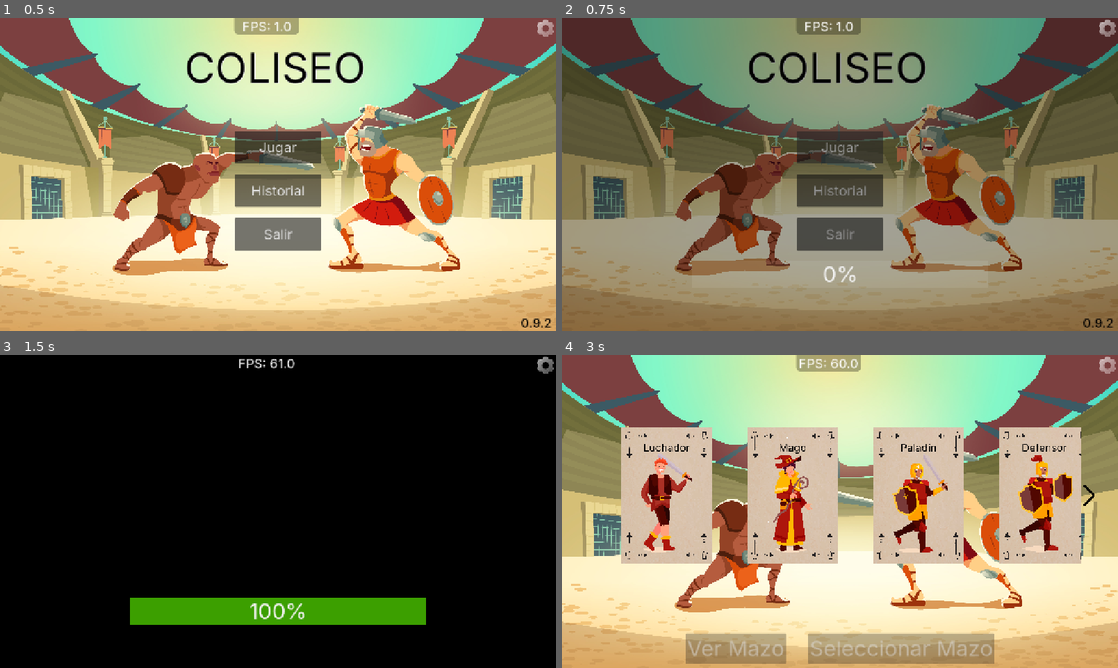
Above: before the commit, frames 1-4 (two rows, left to right).
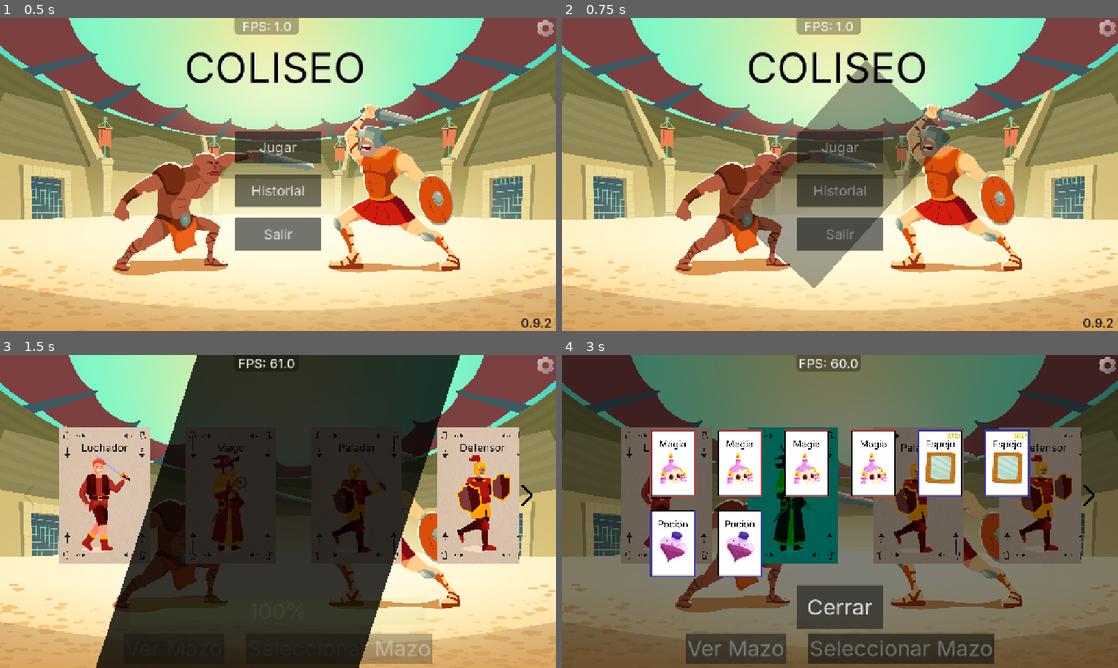
Above: after the commit, the same moments.

Repository: ChrisNGDC/cards_combat_game
Game: Godot game, scene res://scenes/main_menu.tscn
The game is run twice, just before and just after one commit, with the same random seed, the same clock (stepped at 60 frames per second) and the same inputs.
Inputs (mouse positions are in pixels of both pictures, inside the frame that each line leads up to):
- Up to frame 1 (0.5 s): no input
- Up to frame 2 (0.75 s): click "Jugar" at 0.5 s
- Up to frame 3 (1.5 s): drag from (105, 495) to (355, 495) at 1.27 s
- Up to frame 4 (3 s): drag from (789, 495) to (1045, 495) at 2.02 s; click (734, 649) at 2.75 s, where only the run after the commit has a clickable "Ver Mazo"

Frame 1 is identical in both runs. In frame 2, 86% of the frame differs, in the area x 0-100%, y 0-100%; in frame 3, 98%; in frame 4, 100%.

Commit message:
build; Added discard pile and change loading screen.

Diff:
--- a/autoload/scene_loader.gd
+++ b/autoload/scene_loader.gd
@@ -40,6 +40,6 @@
 			set_process(false)
 		ResourceLoader.THREAD_LOAD_LOADED:
 			loaded_resorce = ResourceLoader.load_threaded_get(scene_path)
+			set_process(false)
+			load_finished.emit()
 			get_tree().change_scene_to_packed(loaded_resorce)
-			load_finished.emit()
-			set_process(false)
--- a/scenes/combat.tscn
+++ b/scenes/combat.tscn
@@ -183,10 +183,10 @@
 autowrap_mode = 3
 
 [node name="SeeDeckButton" type="Button" parent="CardManager" unique_id=1615275995]
-offset_left = 40.0
-offset_top = 545.0
-offset_right = 90.0
-offset_bottom = 595.0
+offset_left = 250.0
+offset_top = 650.0
+offset_right = 300.0
+offset_bottom = 700.0
 theme = ExtResource("4_d7qh8")
 theme_override_colors/icon_normal_color = Color(0, 0, 0, 1)
 theme_override_colors/icon_pressed_color = Color(0, 0, 0, 1)
--- a/scenes/loading_screen.tscn
+++ b/scenes/loading_screen.tscn
@@ -20,6 +20,30 @@
 "update": 0,
 "values": [Color(1, 1, 1, 1)]
 }
+tracks/1/type = "value"
+tracks/1/imported = false
+tracks/1/enabled = true
+tracks/1/path = NodePath("Panel:scale")
+tracks/1/interp = 1
+tracks/1/loop_wrap = true
+tracks/1/keys = {
+"times": PackedFloat32Array(0),
+"transitions": PackedFloat32Array(1),
+"update": 0,
+"values": [Vector2(1, 1)]
+}
+tracks/2/type = "value"
+tracks/2/imported = false
+tracks/2/enabled = true
+tracks/2/path = NodePath("Panel:rotation")
+tracks/2/interp = 1
+tracks/2/loop_wrap = true
+tracks/2/keys = {
+"times": PackedFloat32Array(0),
+"transitions": PackedFloat32Array(1),
+"update": 0,
+"values": [0.0]
+}
 
 [sub_resource type="Animation" id="Animation_ly3u2"]
 resource_name = "transition"
@@ -35,6 +59,30 @@
 "transitions": PackedFloat32Array(1, 1),
 "update": 0,
 "values": [Color(1, 1, 1, 0), Color(0, 0, 0, 1)]
+}
+tracks/1/type = "value"
+tracks/1/imported = false
+tracks/1/enabled = true
+tracks/1/path = NodePath("Panel:scale")
+tracks/1/interp = 1
+tracks/1/loop_wrap = true
+tracks/1/keys = {
+"times": PackedFloat32Array(0, 0.5),
+"transitions": PackedFloat32Array(1, 1),
+"update": 0,
+"values": [Vector2(0, 0), Vector2(1, 1)]
+}
+tracks/2/type = "value"
+tracks/2/imported = false
+tracks/2/enabled = true
+tracks/2/path = NodePath("Panel:rotation")
+tracks/2/interp = 1
+tracks/2/loop_wrap = true
+tracks/2/keys = {
+"times": PackedFloat32Array(0, 0.5),
+"transitions": PackedFloat32Array(1, 1),
+"update": 0,
+"values": [-6.283185307179586, 0.0]
 }
 
 [sub_resource type="AnimationLibrary" id="AnimationLibrary_ee6ww"]
@@ -61,6 +109,7 @@
 anchor_bottom = 1.0
 grow_horizontal = 2
 grow_vertical = 2
+pivot_offset_ratio = Vector2(0.5, 0.5)
 theme_override_styles/panel = SubResource("StyleBoxFlat_7xxo2")
 
 [node name="AnimationPlayer" type="AnimationPlayer" parent="." unique_id=438755997]
@@ -81,6 +130,7 @@
 theme_override_constants/margin_bottom = 100
 
 [node name="ProgressBar" type="ProgressBar" parent="MarginContainer" unique_id=893358624]
+modulate = Color(1, 1, 1, 0)
 layout_mode = 2
 size_flags_vertical = 4
 theme_override_font_sizes/font_size = 50
--- a/scripts/Combat/combat.gd
+++ b/scripts/Combat/combat.gd
@@ -26,6 +26,8 @@
 var player: GamePlayer = GlobalData.player
 var cpu: GameCPU = GlobalData.cpu
 var viewing_deck: bool
+var player_discard_pos: Vector2
+var cpu_discard_pos: Vector2
 
 @onready var player_status: HFlowContainer = $PlayerStatus/StatusContainer
 @onready var cpu_status: HFlowContainer = $CPUStatus/StatusContainer
@@ -52,8 +54,10 @@
 	card.queue_free()
 	fighting = false
 	if player.deck != null:
-		player_mazo_pos = Vector2(150, screen_size.y - 150)
-		cpu_mazo_pos = Vector2(screen_size.x - 150, 150)
+		player_mazo_pos = Vector2(270, screen_size.y - 150)
+		player_discard_pos = Vector2(150, screen_size.y - 150)
+		cpu_mazo_pos = Vector2(screen_size.x - 270, 150)
+		cpu_discard_pos = Vector2(screen_size.x - 150, 150)
 		player.deck.cartas.shuffle()
 		cpu.deck.cartas.shuffle()
 		crear_mazo(player.visual_deck, player_mazo_pos, true)
@@ -117,13 +121,13 @@
 		var offset_mazo: Vector2
 		if es_jugador:
 			if i >= cards_amount - 4:
-				nueva_carta.anchor_pos = Vector2(screen_size.x * 0.30875 + (anchor_rel * 163.2), screen_size.y - 150)
+				nueva_carta.anchor_pos = Vector2(screen_size.x * 0.35 + (anchor_rel * 130), screen_size.y - 150)
 				anchor_rel -= 1
 			offset_mazo = Vector2(i * 2.5, 0)
 		else:
 			nueva_carta.quitar_borde()
 			if i >= cards_amount - 4:
-				nueva_carta.anchor_pos = Vector2(screen_size.x * 0.69125 - (anchor_rel * 160.4), 150)
+				nueva_carta.anchor_pos = Vector2(screen_size.x * 0.65 - (anchor_rel * 130), 150)
 				anchor_rel -= 1
 			offset_mazo = Vector2(-i * 2.5, 0)
 		nueva_carta.position = mazo_pos + offset_mazo
@@ -157,6 +161,8 @@
 	tween.tween_property(carta, "rotation", 0, 1.0)
 	if flip:
 		flip_card(carta)
+	else:
+		carta.quitar_borde()
 	tween.chain().tween_callback(func() -> void: carta.z_index = 2)
 
 
@@ -364,7 +370,7 @@
 	var cpu_card_pos: Vector2 = cpu_choice.anchor_pos
 	cpu_choice.show_tooltip_info(false)
 	cpu.visual_hand.erase(cpu_choice)
-	cpu_choice.queue_free()
+	animar_vuelo_repartida(cpu_choice, cpu_discard_pos, false)
 	if cpu.visual_hand.size() < hand_size and cpu.visual_deck.size() > 0:
 		repartir_carta(cpu.visual_deck, cpu.visual_hand, cpu_card_pos, false)
 
@@ -372,7 +378,8 @@
 	var player_card_pos: Vector2 = card_in_slot.anchor_pos
 	player_choice.show_tooltip_info(false)
 	player.visual_hand.erase(player_choice)
-	player_choice.queue_free()
+	animar_vuelo_repartida(player_choice, player_discard_pos, false)
+	card_in_slot = null
 	if player.visual_hand.size() < hand_size and player.visual_deck.size() > 0:
 		repartir_carta(player.visual_deck, player.visual_hand, player_card_pos, true)
 
@@ -393,6 +400,7 @@
 		if player.visual_deck.size() == 0 and player.visual_hand.size() == hand_size:
 				end_round_button.show()
 				end_round_warning.show()
+				see_deck_button.hide()
 		fighting = false
 	elif not is_instance_valid(card_in_slot) and player.visual_hand.size() == 0:
 		var cpu_choice: Node2D = await cpu_choose_card()
@@ -463,8 +471,8 @@
 # End round and transition to store
 
 func _on_end_round_pressed() -> void:
+	GlobalData.rounds += 1
+	await get_tree().create_timer(.5).timeout
 	GlobalData.player.reset_round()
 	GlobalData.cpu.reset_round()
-	GlobalData.rounds += 1
-	await get_tree().create_timer(.5).timeout
 	SceneLoader.load_scene("res://scenes/store.tscn")
--- a/scripts/Utils/loading_screen.gd
+++ b/scripts/Utils/loading_screen.gd
@@ -8,7 +8,7 @@
 
 func _ready() -> void:
 	await animation_player.animation_finished
-	progress_bar.visible = true
+	progress_bar.modulate.a = 1
 	loading_screen_ready.emit()
 
 
@@ -16,11 +16,11 @@
 	progress_bar.value = progress
 
 func _on_load_finished() -> void:
-	await get_tree().create_timer(0.5).timeout
+	await get_tree().create_timer(.3).timeout
 	progress_bar_transition()
 	animation_player.play_backwards("transition")
 	await animation_player.animation_finished
 	queue_free()
 
 func progress_bar_transition() -> void:
-	create_tween().tween_property(progress_bar, "modulate:a", 0, 0.4).set_trans(Tween.TRANS_QUINT).set_ease(Tween.EASE_OUT)
+	create_tween().tween_property(progress_bar, "modulate:a", 0, 0.3).set_trans(Tween.TRANS_QUINT).set_ease(Tween.EASE_OUT)
--- a/scripts/actors/character.gd
+++ b/scripts/actors/character.gd
@@ -12,6 +12,7 @@
 var deck: DeckData = null
 var visual_deck: Array[Node2D] = []
 var visual_hand: Array[Node2D] = []
+var visual_discard: Array[Node2D] = []
 var status: Array[StatusData] = []
 
 # Setup
